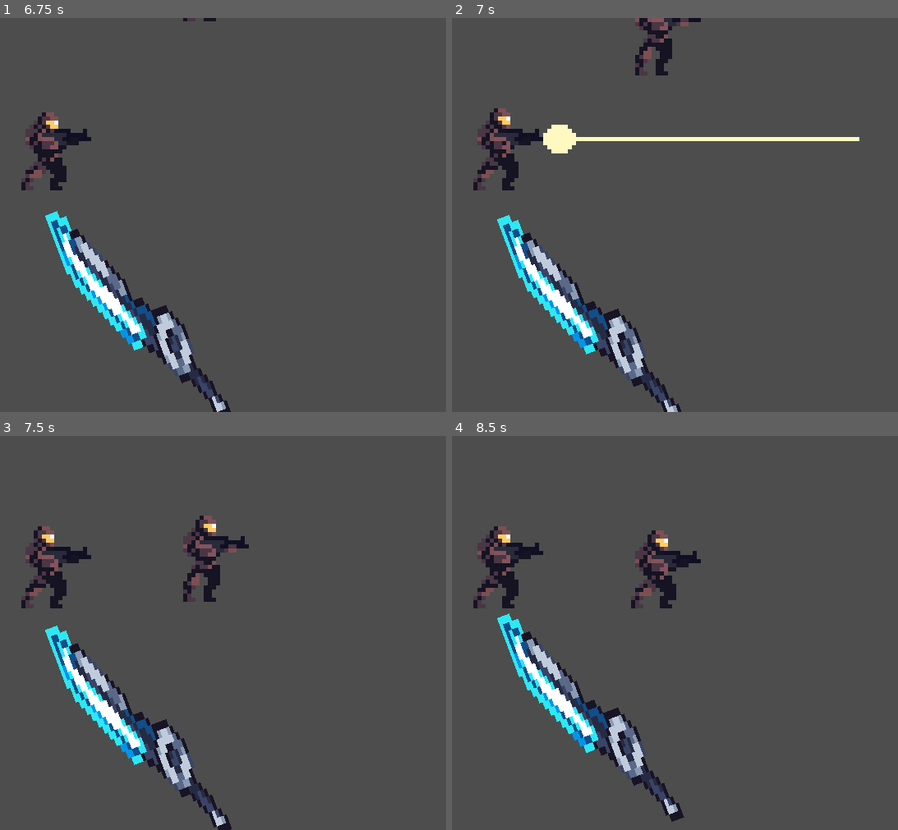
Above: before the commit, frames 1-4 (two rows, left to right).
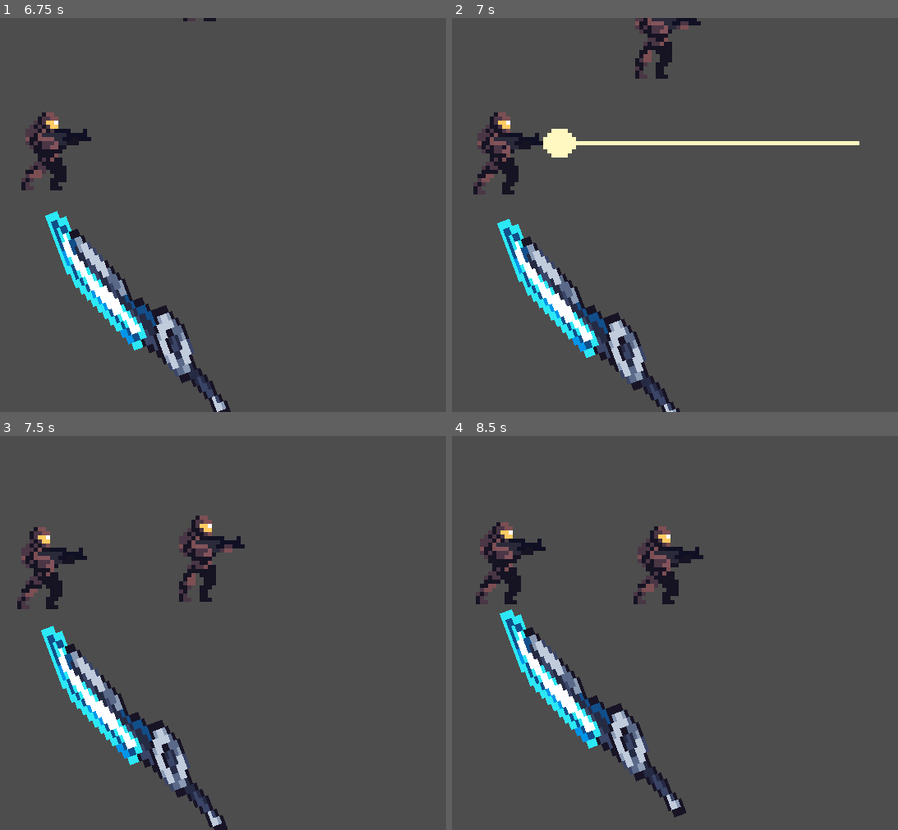
Above: after the commit, the same moments.

Repository: lognasmeow/Deflector
Game: Godot game, scene res://Maps/map_main.tscn
The game is run twice, just before and just after one commit, with the same random seed, the same clock (stepped at 60 frames per second) and the same inputs.
Inputs:
- Up to frame 1 (6.75 s): hold Space (space) 0.53-1.28 s; tap Space (space) every 1.5 s from 1.35 to 5.85 s; hold Space (space) 2.03-2.78 s; hold Space (space) 3.53-4.28 s; hold Space (space) 5.03-5.78 s; hold Space (space) from 6.53 s (still down)
- Up to frame 2 (7 s): keep holding Space (space)
- Up to frame 3 (7.5 s): release Space (space) at 7.28 s; tap Space (space) at 7.35 s
- Up to frame 4 (8.5 s): hold Space (space) from 8.03 s (still down)

Frame 1 is identical in both runs. In frame 2, 5.4% of the frame differs, in the area x 4-92%, y 0-100%; in frame 3, 5.5%; in frame 4, 6.2%, in the area x 4-57%, y 21-98%.

Commit message:
shake screen on death

Diff:
--- a/Maps/Camera2D.gd
+++ b/Maps/Camera2D.gd
@@ -21,3 +21,7 @@
 func _on_shake_timeout():
 	set_process(false)
 	get_tree().create_tween().interpolate_value(self, "offset", 1, 1, Tween.TRANS_LINEAR, Tween.EASE_IN)
+
+
+func _on_player_dead():
+	shake(2, 6)
--- a/Maps/map_main.tscn
+++ b/Maps/map_main.tscn
@@ -32,6 +32,7 @@
 
 [connection signal="tenEnemiesKilled" from="." to="Player" method="_on_map_main_ten_enemies_killed"]
 [connection signal="dead" from="Player" to="." method="_on_player_dead"]
+[connection signal="dead" from="Player" to="Camera2D" method="_on_player_dead"]
 [connection signal="takingDamage" from="Player" to="." method="_on_player_taking_damage"]
 [connection signal="ultimateIsAvailable" from="Player" to="." method="_on_player_ultimate_is_available"]
 [connection signal="timeout" from="Spawn" to="Enemies" method="_on_spawn_timeout"]
